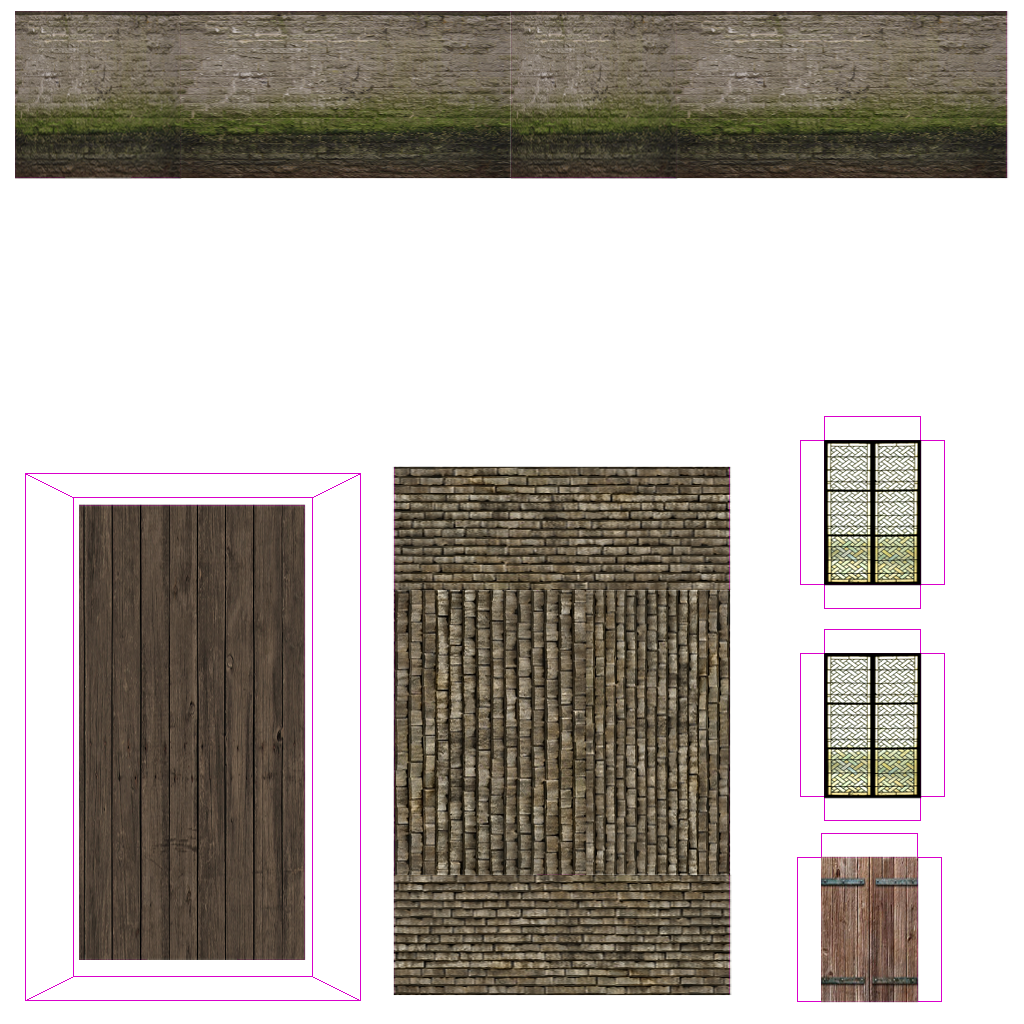
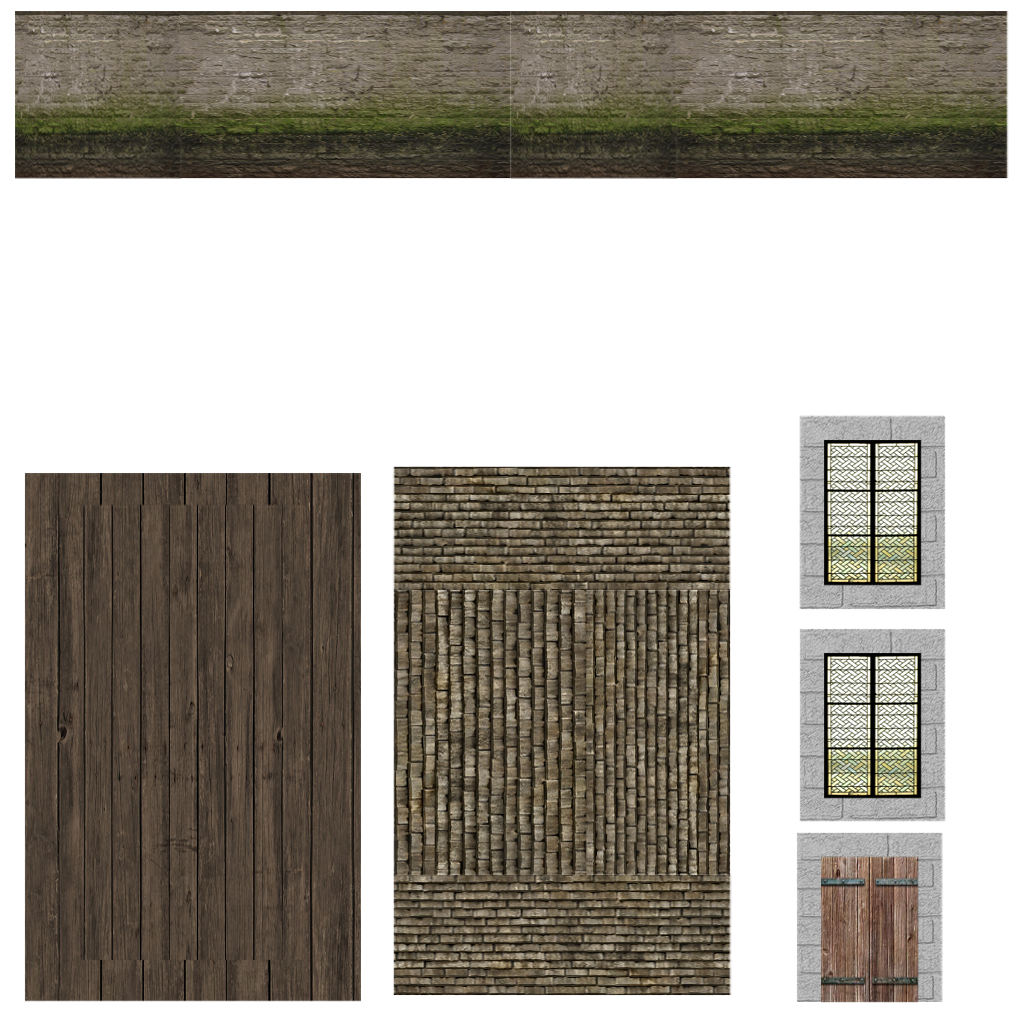
Before/after of a 1024 × 1024 layered artwork. What changed in the layer stack:
removed layer "Layer 10" over [511, 11, 678, 178]
removed layer "Layer 12" over [676, 11, 1007, 178]
removed layer "Layer 11" over [180, 11, 513, 178]
removed layer "Layer 9" over [15, 11, 182, 178]
removed layer "Layer 8" over [824, 653, 922, 799]
removed layer "Layer 7" over [824, 440, 922, 586]
removed layer "Layer 6" over [394, 589, 586, 877]
removed layer "Layer 5" over [584, 588, 730, 877]
removed layer "Layer 4" over [394, 467, 730, 591]
removed layer "Layer 3" over [394, 874, 730, 994]
removed layer "Layer 2" over [79, 504, 306, 960]
removed layer "Layer 1" over [821, 856, 919, 1002]
renamed "Layer 0" to "Layer 10", painted on it over [15, 11, 1007, 1002]
